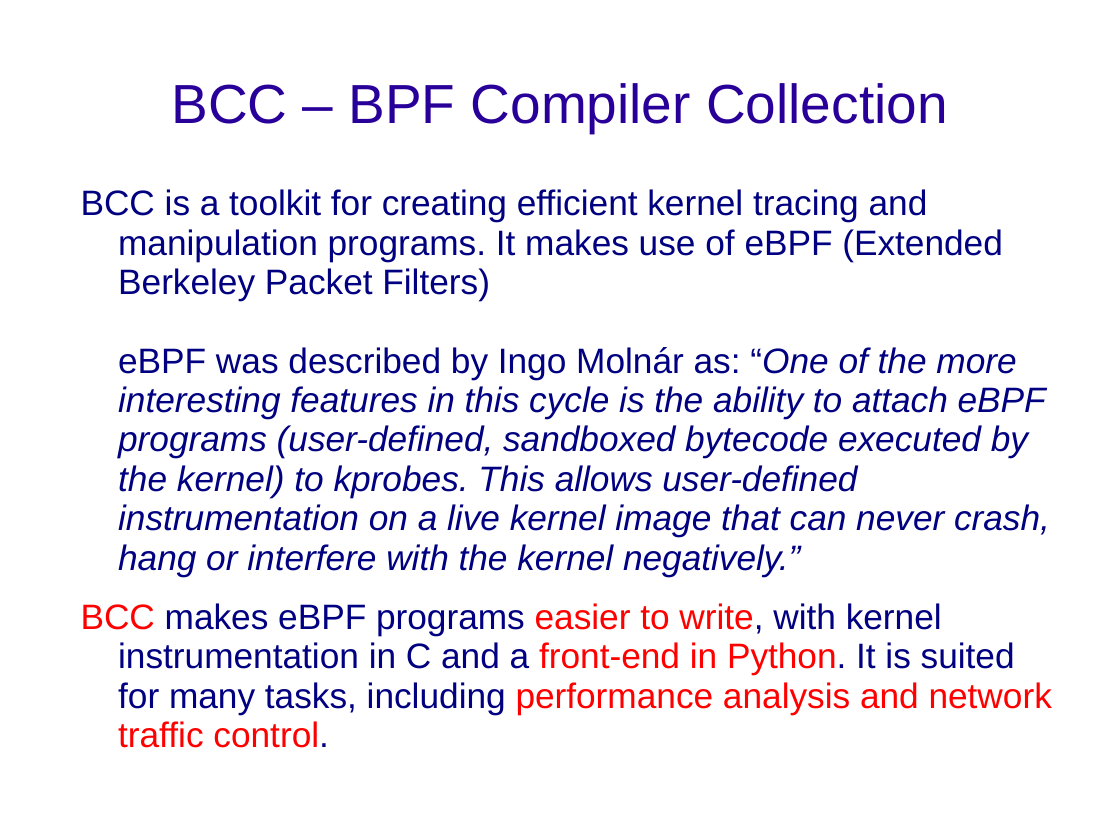
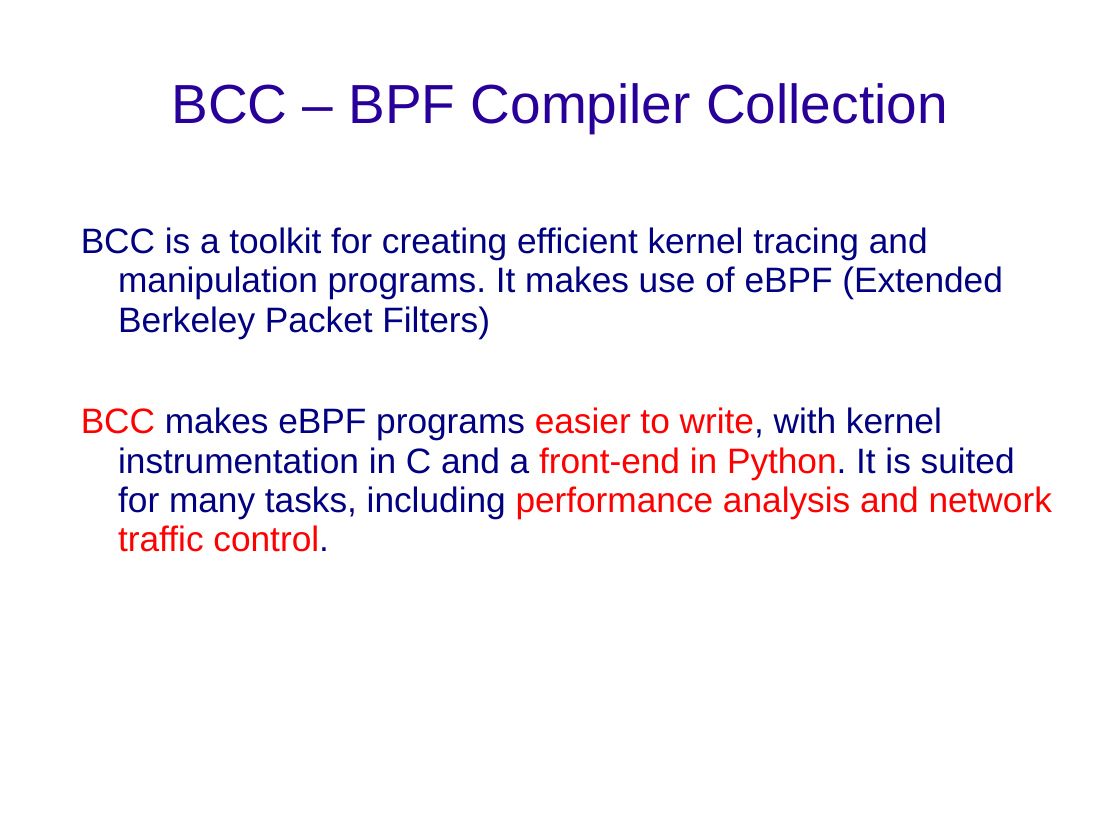
Before and after one commit to netgroup-polito/ebpf-test, a slide deck: slide 11 of eBPF - Short Presentation.ppt (slide 12 before the commit). Drawn at 1120x840 pixels with LibreOffice and Linux fonts; fonts in the diff are those of the drawing; background and template pictures are left out. Boxes give left, top, right and bottom in pixels: in the first picture for what was removed or moved away, otherwise in the second. Text is boxed around its words. In the diff, an @@ line names an element or a change of style, - is before the commit and + after.

```diff
--- a/eBPF - Short Presentation.ppt
+++ b/eBPF - Short Presentation.ppt
@@ text "BCC is a toolkit for ...": place and size @@
-text "BCC is a toolkit for ..." at box(81, 189, 1052, 748)
+text "BCC is a toolkit for ..." at box(81, 227, 1052, 552)
@@ text at box(81, 227, 1003, 338): text changed; italic off @@
-BCC is a toolkit for creating efficient kernel tracing and manipulation programs. It makes use of eBPF (Extended Berkeley Packet Filters)
-eBPF was described by Ingo Molnár as: “One of the more interesting features in this cycle is the ability to attach eBPF programs (user-defined, sandboxed bytecode executed by the kernel) to kprobes. This allows user-defined instrumentation on a live kernel image that can never crash, hang or interfere with the kernel negatively.”
+BCC is a toolkit for creating efficient kernel tracing and manipulation programs. It makes use of eBPF (Extended Berkeley Packet Filters)
```
Also in this commit, not shown: 7 other slides changed, 4 slides added, 1 slide removed, 4 other files.
